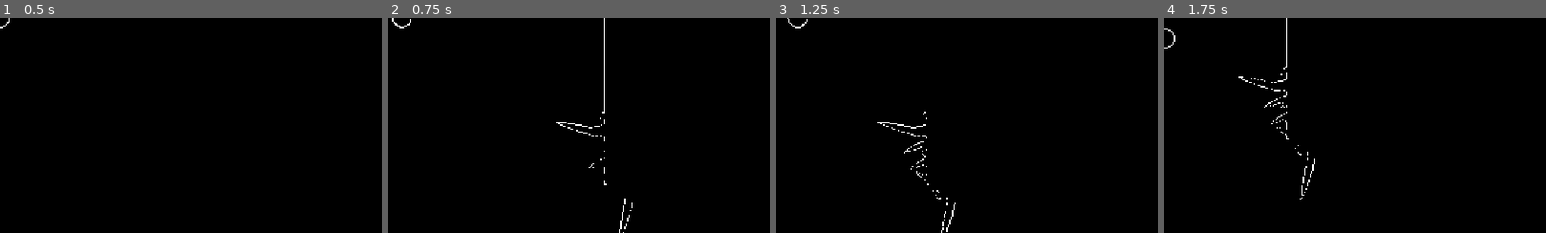
Above: before the commit, frames 1-4 (left to right).
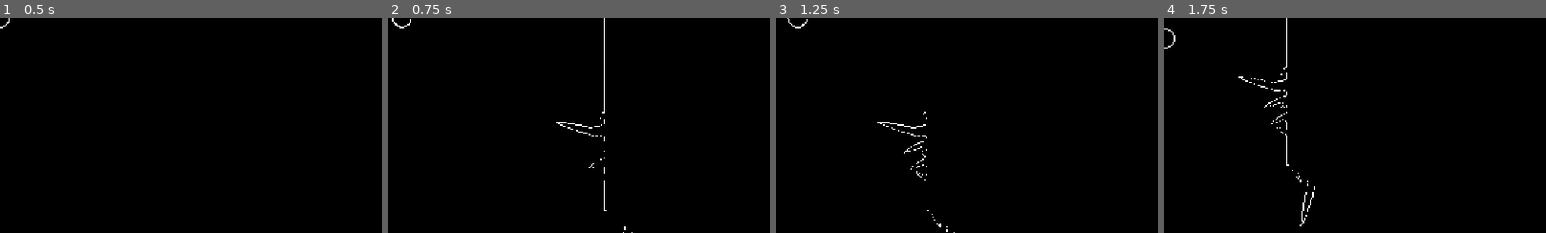
Above: after the commit, the same moments.

Repository: zhivushko/I-m_a_Bat
Game: Godot game, scene res://scenes/level/level_2.tscn
Two runs of this game, one before a commit and one after it. Both use one fixed random seed, a clock stepped at 60 frames per second and the inputs below. This scene is started directly instead of the project's main scene.
Inputs:
- Up to frame 1 (0.5 s): no input
- Up to frame 2 (0.75 s): tap Enter (ui_accept) at 0.5 s; hold Right (ui_right) from 0.53 s (still down); hold Space from 0.53 s (still down)
- Up to frame 3 (1.25 s): keep holding Right (ui_right); keep holding Space; tap Enter (ui_accept) at 0.77, 1.07 s
- Up to frame 4 (1.75 s): release Right (ui_right) at 1.28 s; release Space at 1.28 s; hold Down (ui_down) from 1.28 s (still down); tap Space at 1.35 s; tap Enter (ui_accept) at 1.52 s
The pictures show only the part of the screen within x 50-100%, y 50-100%; the shares and areas given below are measured in that part.

Frame 1 is identical in both runs. In frame 2, 0.1% of the frame differs, in the area x 56-64%, y 76-100%; in frame 3, 0.1%; in frame 4, 0.3%, in the area x 32-40%, y 56-97%.

Commit message:
fix: balance spike passage clearance

Diff:
--- a/scenes/level/level_2.tscn
+++ b/scenes/level/level_2.tscn
@@ -41,25 +41,25 @@
 polygon_points = PackedVector2Array(-30, -400, 30, -400, 30, 400, -30, 400)
 
 [node name="UpperPartition" parent="Walls" instance=ExtResource("5_wall")]
-position = Vector2(545, 245)
-polygon_points = PackedVector2Array(-35, -185, 35, -185, 35, 185, -35, 185)
+position = Vector2(545, 265)
+polygon_points = PackedVector2Array(-35, -205, 35, -205, 35, 205, -35, 205)
 
 [node name="LowerPartition" parent="Walls" instance=ExtResource("5_wall")]
-position = Vector2(905, 550)
-polygon_points = PackedVector2Array(-35, -190, 35, -190, 35, 190, -35, 190)
+position = Vector2(905, 540)
+polygon_points = PackedVector2Array(-35, -200, 35, -200, 35, 200, -35, 200)
 
 [node name="FirstPassageCeilingSpike" parent="Walls" instance=ExtResource("6_spike")]
-position = Vector2(545, 430)
+position = Vector2(545, 470)
 rotation = 3.1415927
 scale = Vector2(1.1, 1)
 
 [node name="FirstCeilingSmallLeft" parent="Walls" instance=ExtResource("6_spike")]
-position = Vector2(521, 430)
+position = Vector2(521, 470)
 rotation = 3.1415927
 scale = Vector2(-0.65, 0.28)
 
 [node name="FirstCeilingSmallRight" parent="Walls" instance=ExtResource("6_spike")]
-position = Vector2(570, 430)
+position = Vector2(570, 470)
 rotation = 3.1415927
 scale = Vector2(0.55, 0.18)
 
@@ -121,15 +121,15 @@
 scale = Vector2(0.6, 0.19)
 
 [node name="SecondPassageFloorSpike" parent="Walls" instance=ExtResource("6_spike")]
-position = Vector2(905, 360)
+position = Vector2(905, 340)
 scale = Vector2(-0.85, 0.48)
 
 [node name="SecondFloorSmallLeft" parent="Walls" instance=ExtResource("6_spike")]
-position = Vector2(881, 360)
+position = Vector2(881, 340)
 scale = Vector2(0.65, 0.26)
 
 [node name="SecondFloorSmallRight" parent="Walls" instance=ExtResource("6_spike")]
-position = Vector2(931, 360)
+position = Vector2(931, 340)
 scale = Vector2(-0.55, 0.15)
 
 [node name="SecondPassageCeilingSpike1" parent="Walls" instance=ExtResource("6_spike")]
